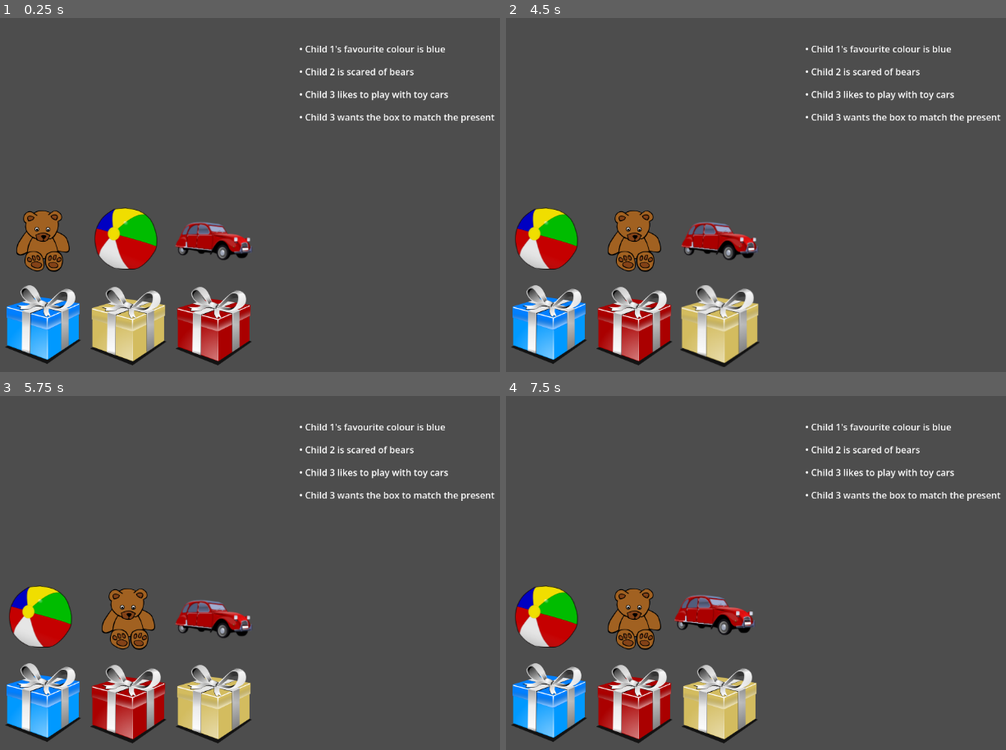
Above: before the commit, frames 1-4 (two rows, left to right).
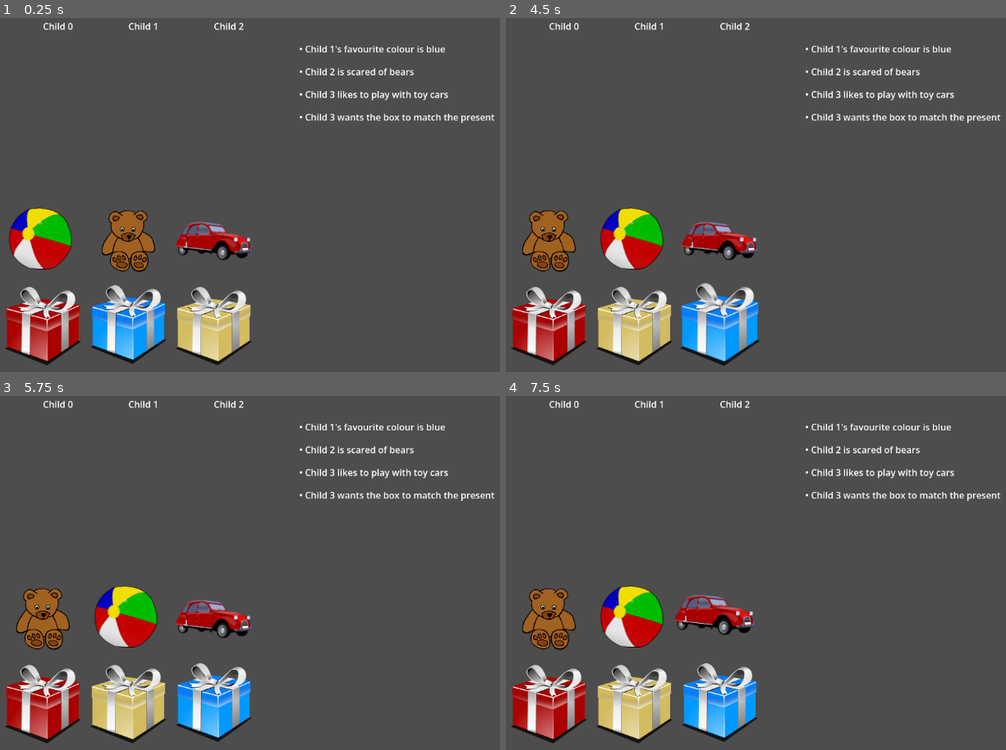
Above: after the commit, the same moments.

Repository: irisistible/ENG287-Project
Game: Godot game, scene res://Scenes/PuzzleScene.tscn
Two runs of this game, one before a commit and one after it. Both use one fixed random seed, a clock stepped at 60 frames per second and the inputs below. The engine's default icon, where the game draws it, is replaced by a stand-in: a white triangle on a blue panel in a dark square.
Inputs (mouse positions are in pixels of both pictures, inside the frame that each line leads up to):
- Up to frame 1 (0.25 s): no input
- Up to frame 2 (4.5 s): tap Enter at 0.5, 2, 3.5 s; move the mouse to (551, 241) at 0.52 s; press the mouse at (551, 241) at 0.53 s; tap Space at 1.25, 2.75, 4.25 s; move the mouse to (636, 241) at 1.27 s; release the mouse at (636, 241) at 1.28 s; click (636, 241) at 1.35 s; move the mouse to (721, 241) at 2.02 s; press the mouse at (721, 241) at 2.03 s; move the mouse to (551, 325) at 2.77 s; release the mouse at (551, 325) at 2.78 s; click (551, 325) at 2.85 s; move the mouse to (636, 325) at 3.52 s; press the mouse at (636, 325) at 3.53 s; move the mouse to (721, 325) at 4.27 s; release the mouse at (721, 325) at 4.28 s; click (721, 325) at 4.35 s
- Up to frame 3 (5.75 s): move the mouse to (345, 576) at 5.02 s; press the mouse at (345, 576) at 5.03 s
- Up to frame 4 (7.5 s): move the mouse to (721, 484) at 5.77 s; release the mouse at (721, 484) at 5.78 s; click (721, 484) at 5.85 s; move the mouse to (966, 558) at 6.52 s; press the mouse at (966, 558) at 6.53 s; move the mouse to (691, 594) at 7.27 s; release the mouse at (691, 594) at 7.28 s; click (691, 594) at 7.35 s

The runs differ from the first frame. In frame 1, 9.1% of the frame differs, in the area x 0-51%, y 1-99%; in frame 2, 9.3%; in frame 3, 9.1%; in frame 4, 9.1%.

Commit message:
added random

Diff:
--- a/Scripts/PuzzleScene.gd
+++ b/Scripts/PuzzleScene.gd
@@ -17,6 +17,11 @@
 
 func _spawn_children() -> void:
 	for i in puzzle.n:
+		var label = Label.new()
+		label.text = "Child " + str(i)
+		label.position = Vector2(i * 150 + 100, 10)
+		add_child(label)
+
 		var slot_p = slot_scene.instantiate()
 		slot_p.init(i, 0, true, Vector2(i * 150 + 100, 100))
 		slot_p.occupant_changed.connect(_on_slot_changed)
@@ -28,9 +33,10 @@
 		add_child(slot_w)
 
 func _spawn_presents() -> void:
+	var permutation = _generate_permutation(puzzle.n)
 	for i in puzzle.n:
 		var slot = slot_scene.instantiate()
-		slot.init(i, 0, false, Vector2(i * 150 + 100, 400))
+		slot.init(i, 0, false, Vector2(permutation[i] * 150 + 100, 400))
 		add_child(slot)
 
 		var draggable = draggable_scene.instantiate()
@@ -42,9 +48,10 @@
 		draggable.place_in_slot(slot)
 
 func _spawn_wrappings() -> void:
+	var permutation = _generate_permutation(puzzle.n)
 	for i in puzzle.n:
 		var slot = slot_scene.instantiate()
-		slot.init(i, 1, false, Vector2(i * 150 + 100, 550))
+		slot.init(i, 1, false, Vector2(permutation[i] * 150 + 100, 550))
 		add_child(slot)
 
 		var draggable = draggable_scene.instantiate()
@@ -70,3 +77,13 @@
 
 	if puzzle.is_solved():
 		print("Puzzle solved!")
+
+func _generate_permutation(n: int) -> Array[int]:
+	# 1. Create an array from 0 to n - 1
+	var permutation: Array[int] = []
+	permutation.assign(range(0, n))
+
+	# 2. Randomly shuffle the elements
+	permutation.shuffle()
+
+	return permutation
Not shown, added: Scenes/PuzzleScene.tscn3471070973.tmp
